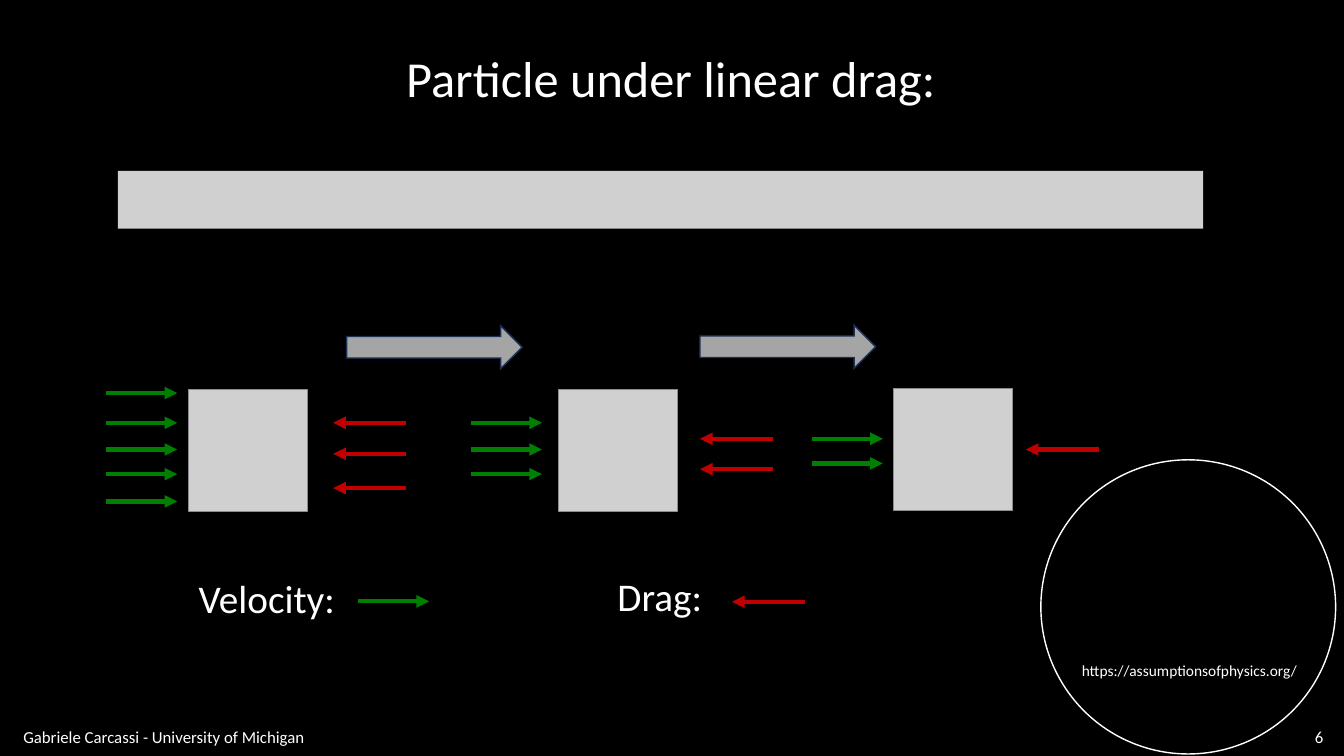
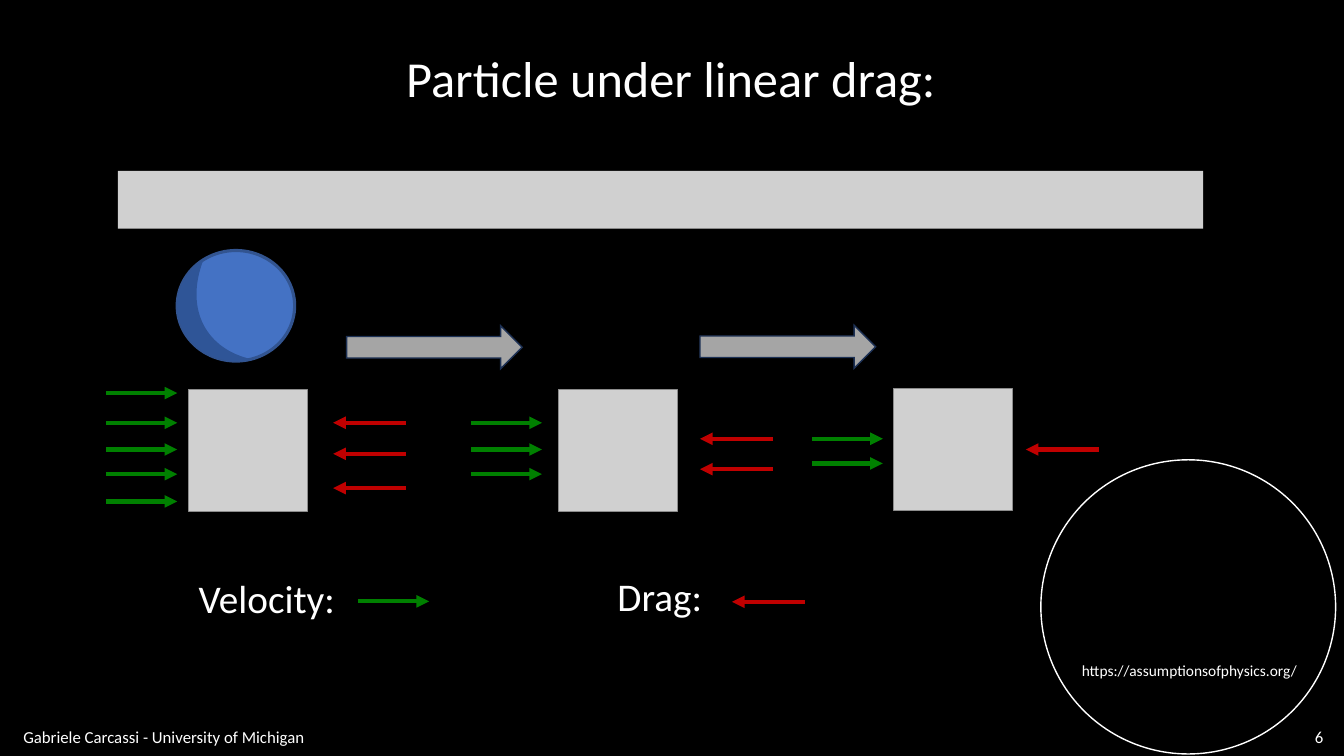
Before and after one commit to assumptionsofphysics/slides, a slide deck: slide 6 of BookCompanions-v2/RP-Class-2.pptx. Drawn at 1344x756 pixels with LibreOffice and Linux fonts; fonts in the diff are those of the drawing; grey boxes stand for pictures; background and template pictures are left out. Boxes give left, top, right and bottom in pixels: in the first picture for what was removed or moved away, otherwise in the second. Text is boxed around its words. In the diff, an @@ line names an element or a change of style, - is before the commit and + after.

```diff
--- a/BookCompanions-v2/RP-Class-2.pptx
+++ b/BookCompanions-v2/RP-Class-2.pptx
@@ ellipse added at (x1=177, y1=251, x2=295, y2=362), fill #4472C4, outline #325491 2.25 pt @@
@@ freeform shape added at (x1=177, y1=260, x2=252, y2=362), fill #2F5597 @@
```
Also in this commit, not shown: 1 other slide changed, 1 other file.
